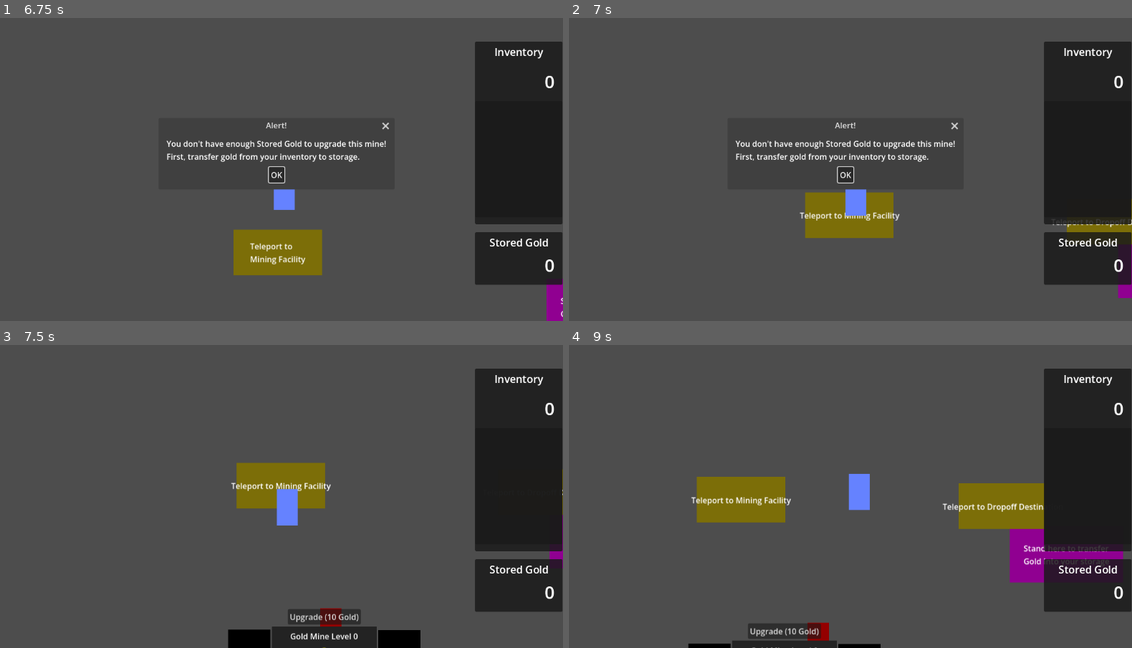
Above: before the commit, frames 1-4 (two rows, left to right).
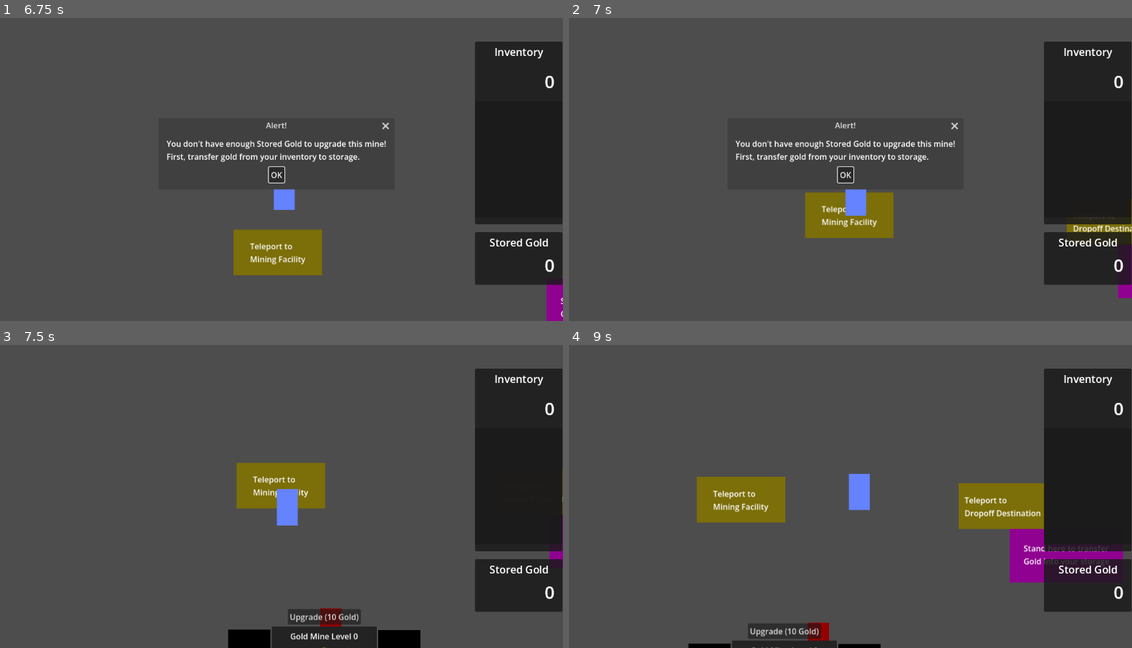
Above: after the commit, the same moments.

Repository: matrndev/gold-game
Game: Godot game, scene res://scenes/dropoff_maze.tscn
Same seed, same stepped clock (60 frames per second), same inputs: the game is played once before the commit and once after it. This scene is started directly instead of the project's main scene.
Inputs (mouse positions are in pixels of both pictures, inside the frame that each line leads up to):
- Up to frame 1 (6.75 s): click (191, 199) at 0.5 s; click "Press to Mine Manually" at 1.25 s; click "Upgrade (10 Gold)" at 2 s; click "OK" at 2.75 s; tap Enter at 3.5 s; hold W (move_up) 3.53-5.03 s; hold A (move_left) 5.03-6.53 s; hold S (move_down) from 6.53 s (still down)
- Up to frame 2 (7 s): keep holding S (move_down)
- Up to frame 3 (7.5 s): release S (move_down) at 7.25 s; click "OK" at 7.25 s
- Up to frame 4 (9 s): hold D (move_right) 8.03-8.78 s; hold W (move_up) from 8.78 s (still down)

Frame 1 is identical in both runs. In frame 2, 0.7% of the frame differs, in the area x 40-100%, y 61-71%; in frame 3, 0.4%; in frame 4, 1.0%, in the area x 21-85%, y 47-58%.

Commit message:
Update teleport.gd

Diff:
--- a/scripts/teleport.gd
+++ b/scripts/teleport.gd
@@ -15,8 +15,6 @@
 	if body.name == "Player":
 		match go_to:
 			Locations.DROPOFF_MAZE:
-				$ColorRect/Label.text = "Teleport to Dropoff Destination"
 				SceneManager.go_to("res://scenes/dropoff_maze.tscn")
 			Locations.MINING_FACILITY:
-				$ColorRect/Label.text = "Teleport to Mining Facility"
 				SceneManager.go_to("res://scenes/game.tscn")
